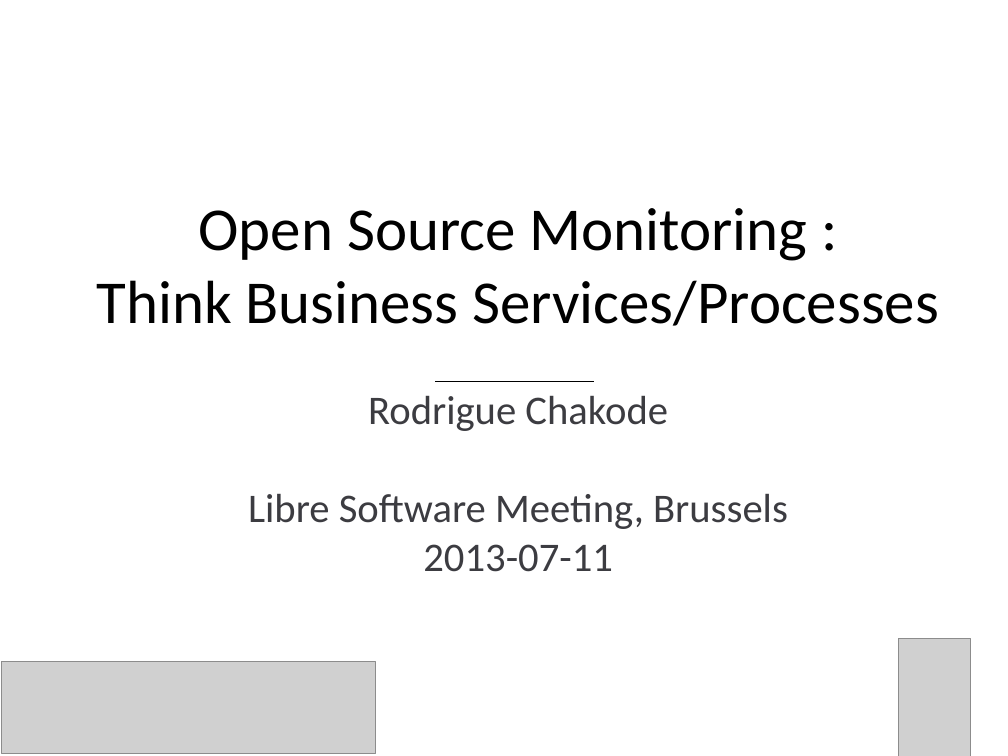
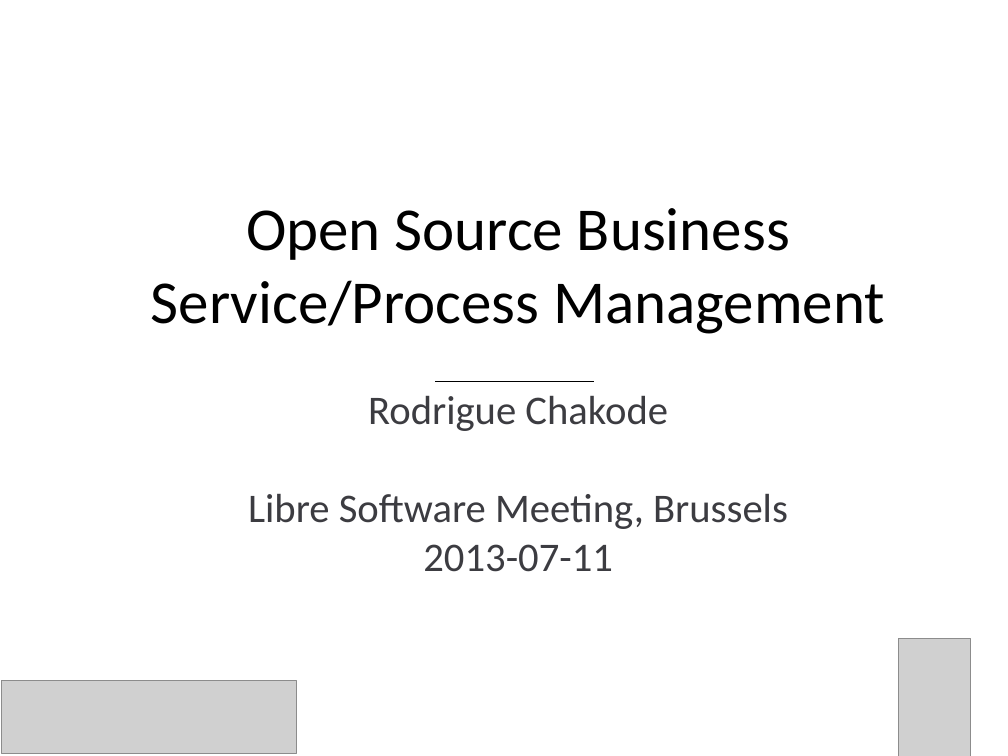
Before and after one commit to rchakode/realopinsight, a slide deck: slide 1 of doc/talks/rmll-2013.odp. Drawn at 1008x756 pixels with LibreOffice and Linux fonts; fonts in the diff are those of the drawing; grey boxes stand for pictures; background and template pictures are left out. Boxes give left, top, right and bottom in pixels: in the first picture for what was removed or moved away, otherwise in the second. Text is boxed around its words. In the diff, an @@ line names an element or a change of style, - is before the commit and + after.

```diff
--- a/doc/talks/rmll-2013.odp
+++ b/doc/talks/rmll-2013.odp
@@ subtitle at (x1=151, y1=208, x2=885, y2=334): text changed @@
-Open Source Monitoring : Think Business Services/Processes
+Open Source Business Service/Process Management
@@ picture resized from (x1=2, y1=662, x2=376, y2=754) to (x1=2, y1=681, x2=296, y2=754) @@
```
Also in this commit, not shown: 14 other slides changed, 3 other files.
